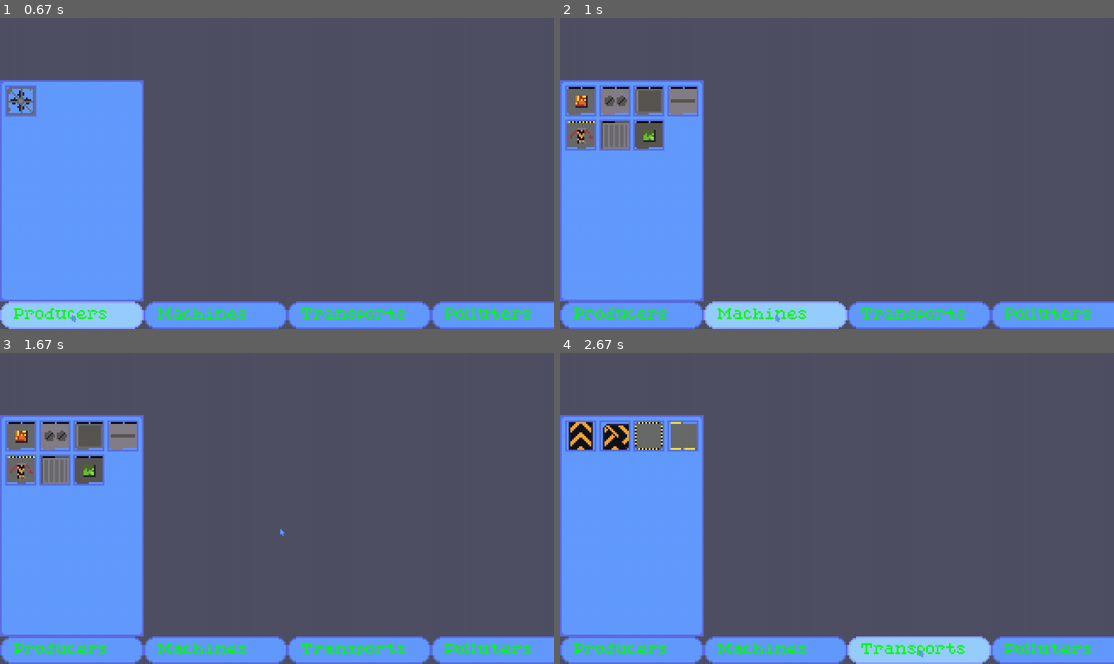
Above: before the commit, frames 1-4 (two rows, left to right).
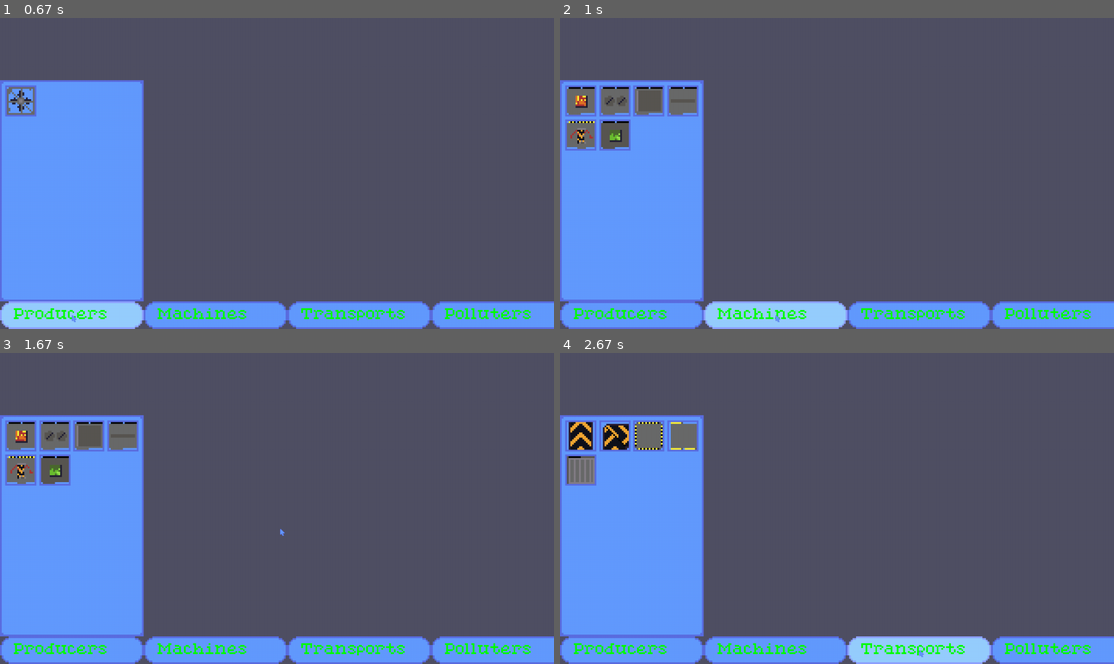
Above: after the commit, the same moments.

Repository: fijianfugufish/factory-game
Game: pygame game, started from main.pyw
Two runs of this game, one before a commit and one after it. Both use one fixed random seed, a clock stepped at 60 frames per second and the inputs below.
Inputs (mouse positions are in pixels of both pictures, inside the frame that each line leads up to):
- Up to frame 1 (0.67 s): click "Producers" at 0.38 s
- Up to frame 2 (1 s): click "Machines" at 0.72 s
- Up to frame 3 (1.67 s): hold D 1-1.47 s; click (277, 530) at 1.55 s
- Up to frame 4 (2.67 s): click (704, 511) at 1.88 s; click "Transports" at 2.55 s

Frame 1 is identical in both runs. In frame 2, 1.5% of the frame differs, in the area x 7-25%, y 22-43%; in frame 3, 1.5%; in frame 4, 0.6%.

Commit message:
fixed cutter and extruder colour and move container to router section

Diff:
--- a/buildSystem.py
+++ b/buildSystem.py
@@ -55,13 +55,6 @@
         "price": [fac.Items.IronOre, 4],
         "component": fac.basicAssembler,
     },
-    "BasicContainer":{
-        "image": dec._BasicContainerSprite,
-        "displayName": "Basic Container",
-        "size": (2, 2),
-        "price": [fac.Items.IronOre, 4],
-        "component": fac.basicContainer,
-    },
     "AdvancedFurnace": {
         "image": dec._AdvancedFurnaceFrames[0],
         "displayName": "Uranium Furnace",
@@ -99,6 +92,13 @@
         "size": (2, 1),
         "price": [fac.Items.IronOre, 4],
         "component": fac.twoWayDistributor,
+    },
+    "BasicContainer":{
+        "image": dec._BasicContainerSprite,
+        "displayName": "Basic Container",
+        "size": (2, 2),
+        "price": [fac.Items.IronOre, 4],
+        "component": fac.basicContainer,
     },
 }
 
--- a/factory.py
+++ b/factory.py
@@ -134,7 +134,7 @@
         Items.IronPlate: 1,
         },
     result = [Items.IronGear, 1],
-    time = 1,
+    time = 2,
 )
 
 #* spring recipe
Binary file changed: Images/Machine/Cutter/Cutter1.png
Binary file changed: Images/Machine/Cutter/Cutter10.png
Binary file changed: Images/Machine/Cutter/Cutter11.png
Binary file changed: Images/Machine/Cutter/Cutter12.png
Binary file changed: Images/Machine/Cutter/Cutter13.png
Binary file changed: Images/Machine/Cutter/Cutter14.png
Binary file changed: Images/Machine/Cutter/Cutter15.png
Binary file changed: Images/Machine/Cutter/Cutter16.png
Binary file changed: Images/Machine/Cutter/Cutter17.png
Binary file changed: Images/Machine/Cutter/Cutter18.png
Binary file changed: Images/Machine/Cutter/Cutter19.png
Binary file changed: Images/Machine/Cutter/Cutter2.png
(and 23 more such lines)
